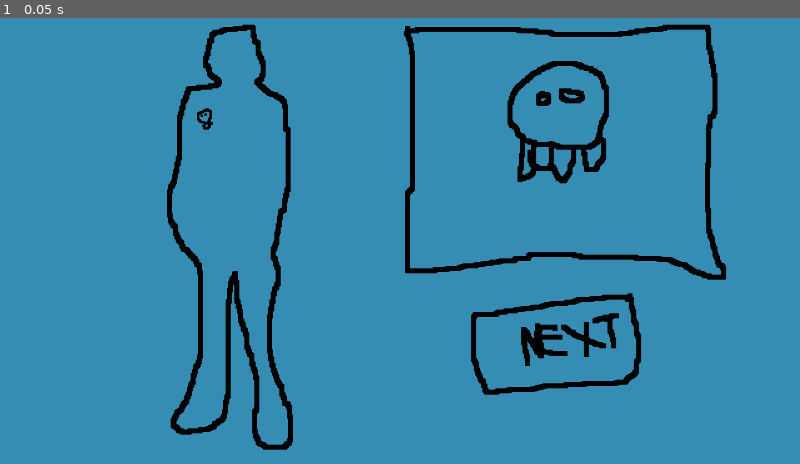
Above: before the commit, frame 1.
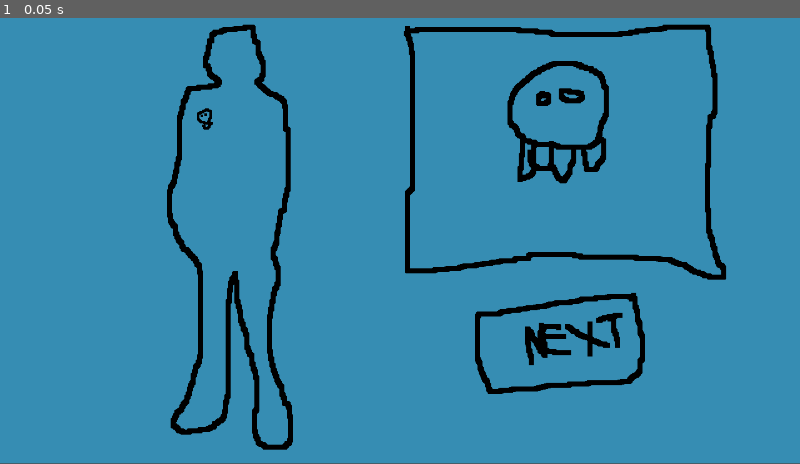
Above: after the commit, the same moment.

Repository: anthonyfinch/LD46
Game: Godot game, scene res://scenes/Level.tscn
Same seed, same stepped clock (60 frames per second), same inputs: the game is played once before the commit and once after it. This scene is started directly instead of the project's main scene.
Inputs:
- Up to frame 1 (0.05 s): no input

The runs differ from the first frame. In frame 1, 1.2% of the frame differs, in the area x 0-100%, y 61-100%.

Commit message:
implements basic next client button

Diff:
--- /dev/null
+++ b/components/NextButton.gd
@@ -0,0 +1,10 @@
+extends Component
+
+
+func _ready():
+	._ready()
+	_parent_node.connect("pressed", self, "handle_button_press")
+
+
+func handle_button_press():
+	_actions.finish_tattoo()
--- a/core/Actions.gd
+++ b/core/Actions.gd
@@ -22,3 +22,7 @@
 
 func set_mouse_position(position):
 	dispatch("set_mouse_position", {"position": position})
+
+
+func finish_tattoo():
+	dispatch("finish_tattoo", {})
--- a/core/Game.gd
+++ b/core/Game.gd
@@ -4,19 +4,22 @@
 var _gun_on: bool = false
 var _mouse_position: Vector2 = Vector2(0, 0)
 var _current_tattoo: Array = []
+var _previous_clients: Array = []
 
 
 func _init(state: Dictionary)-> void:
 	_gun_on = state.get("gun_on", false)
 	_mouse_position = state.get("mouse_position", Vector2(0, 0))
 	_current_tattoo = state.get("current_tattoo", [])
+	_previous_clients = state.get("previous_clients", [])
 
 
 func get_state() -> Dictionary:
 	return {
 		"gun_on": _gun_on,
 		"mouse_position": _mouse_position,
-		"current_tattoo": _current_tattoo
+		"current_tattoo": _current_tattoo,
+		"previous_clients": _previous_clients
 	}
 
 
@@ -37,3 +40,8 @@
 
 func handle_set_mouse_position(payload: Dictionary)-> void:
 	_mouse_position = payload["position"]
+
+
+func handle_finish_tattoo(payload: Dictionary)-> void:
+	_previous_clients.push_back(_current_tattoo)
+	_current_tattoo = []
--- a/core/Input.gd
+++ b/core/Input.gd
@@ -8,6 +8,8 @@
 	if (event.is_action_pressed("ui_cancel")):
 		get_tree().quit()
 
+
+func _unhandled_input(event):
 	if event is InputEventMouseButton:
 		if event.button_index == BUTTON_LEFT:
 			if event.pressed:
--- a/lib/Component.gd
+++ b/lib/Component.gd
@@ -4,16 +4,22 @@
 
 
 var _cached_data = {}
+var _actions = null
 onready var _parent_node = get_node("..")
 
 
 func _ready():
 	ServiceRegister.on_register("store", self, "on_store_load")
+	ServiceRegister.on_register("actions", self, "on_actions_load")
 
 
 func on_store_load(store):
 	store.connect("state_changed", self, "on_state_changed")
 
 
+func on_actions_load(actions):
+	_actions = actions
+
+
 func on_state_changed(data):
 	pass
--- a/scenes/Level.gd
+++ b/scenes/Level.gd
@@ -7,8 +7,6 @@
 onready var _input = get_node("Input")
 var _actions: Actions = null
 
-
-var _g = false
 
 func _ready():
 	var state = {}
@@ -32,8 +30,4 @@
 
 
 func handle_change(state):
-	# print(state["current_tattoo"])
-	var gon = state["gun_on"]
-	if gon != _g:
-		print(gon)
-		_g = gon
+	pass
--- a/scenes/Level.tscn
+++ b/scenes/Level.tscn
@@ -1,11 +1,12 @@
-[gd_scene load_steps=7 format=2]
+[gd_scene load_steps=8 format=2]
 
 [ext_resource path="res://scenes/Level.gd" type="Script" id=1]
 [ext_resource path="res://core/Input.gd" type="Script" id=2]
 [ext_resource path="res://components/mockup-person.png" type="Texture" id=3]
 [ext_resource path="res://components/mockup-tattoo.png" type="Texture" id=4]
 [ext_resource path="res://components/mockup-button.png" type="Texture" id=5]
-[ext_resource path="res://components/TattooSkin.gd" type="Script" id=6]
+[ext_resource path="res://components/NextButton.gd" type="Script" id=6]
+[ext_resource path="res://components/TattooSkin.gd" type="Script" id=7]
 
 [node name="Level" type="Node2D"]
 script = ExtResource( 1 )
@@ -14,8 +15,10 @@
 script = ExtResource( 2 )
 
 [node name="ColorRect" type="ColorRect" parent="."]
+margin_top = -1.43198
 margin_right = 1280.0
-margin_bottom = 720.0
+margin_bottom = 718.568
+mouse_filter = 2
 color = Color( 0.211765, 0.552941, 0.701961, 1 )
 
 [node name="Person" type="Sprite" parent="."]
@@ -26,9 +29,15 @@
 position = Vector2( 898.037, 222.074 )
 texture = ExtResource( 4 )
 
-[node name="NextButton" type="Sprite" parent="."]
-position = Vector2( 901.933, 535.705 )
-texture = ExtResource( 5 )
+[node name="TextureButton" type="TextureButton" parent="."]
+margin_left = 731.738
+margin_top = 438.184
+margin_right = 1082.74
+margin_bottom = 631.184
+texture_normal = ExtResource( 5 )
+
+[node name="NextButton" type="Node2D" parent="TextureButton"]
+script = ExtResource( 6 )
 
 [node name="TattooSkin" type="Node2D" parent="."]
-script = ExtResource( 6 )
+script = ExtResource( 7 )
